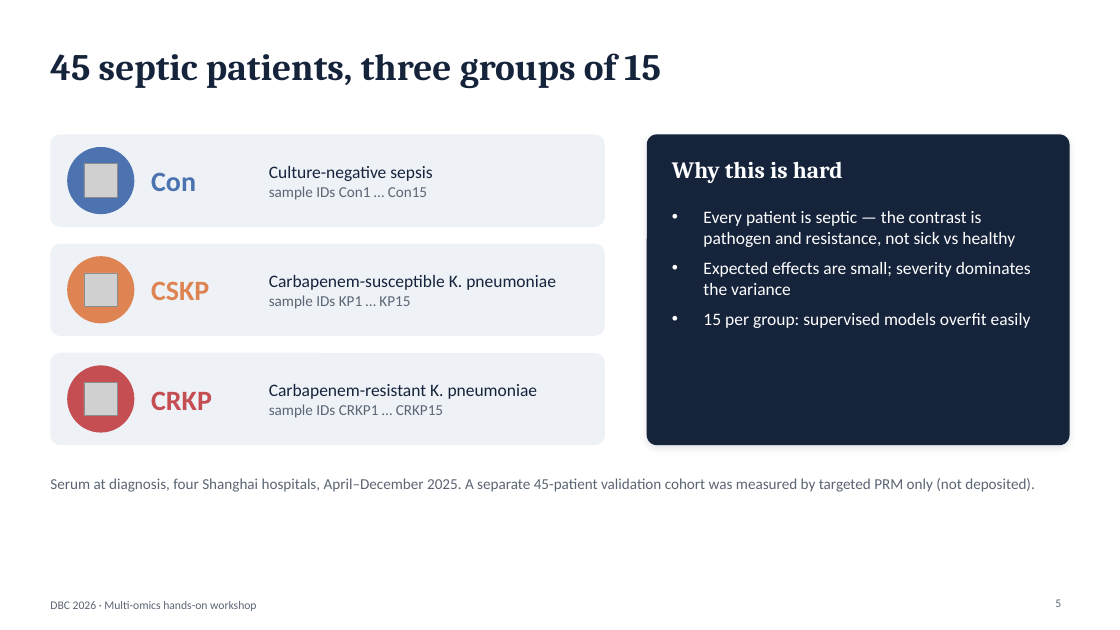
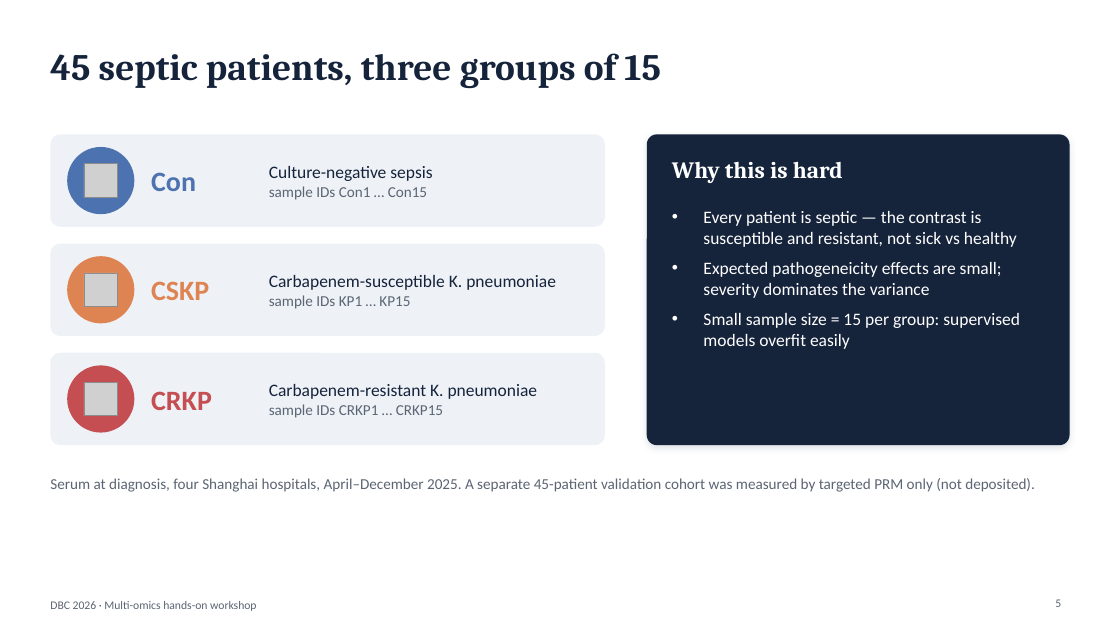
Before and after one commit to biosustain/dsp_multiomics_workshop, a slide deck: slide 5 of slides/01_workshop_introduction.pptx. Drawn at 1120x630 pixels with LibreOffice and Linux fonts; fonts in the diff are those of the drawing; grey boxes stand for pictures. Boxes give left, top, right and bottom in pixels: in the first picture for what was removed or moved away, otherwise in the second. Text is boxed around its words. In the diff, an @@ line names an element or a change of style, - is before the commit and + after.

```diff
--- a/slides/01_workshop_introduction.pptx
+++ b/slides/01_workshop_introduction.pptx
@@ text at [703,211,1020,349]: text changed @@
-• Every patient is septic — the contrast is pathogen and resistance, not sick vs healthy
-• Expected effects are small; severity dominates the variance
-• 15 per group: supervised models overfit easily
+• Every patient is septic — the contrast is susceptible and resistant, not sick vs healthy
+• Expected pathogeneicity effects are small; severity dominates the variance
+• Small sample size = 15 per group: supervised models overfit easily
```
Also in this commit, not shown: 15 other slides changed, 9 slides added, 2 slides removed, 1 other file.
